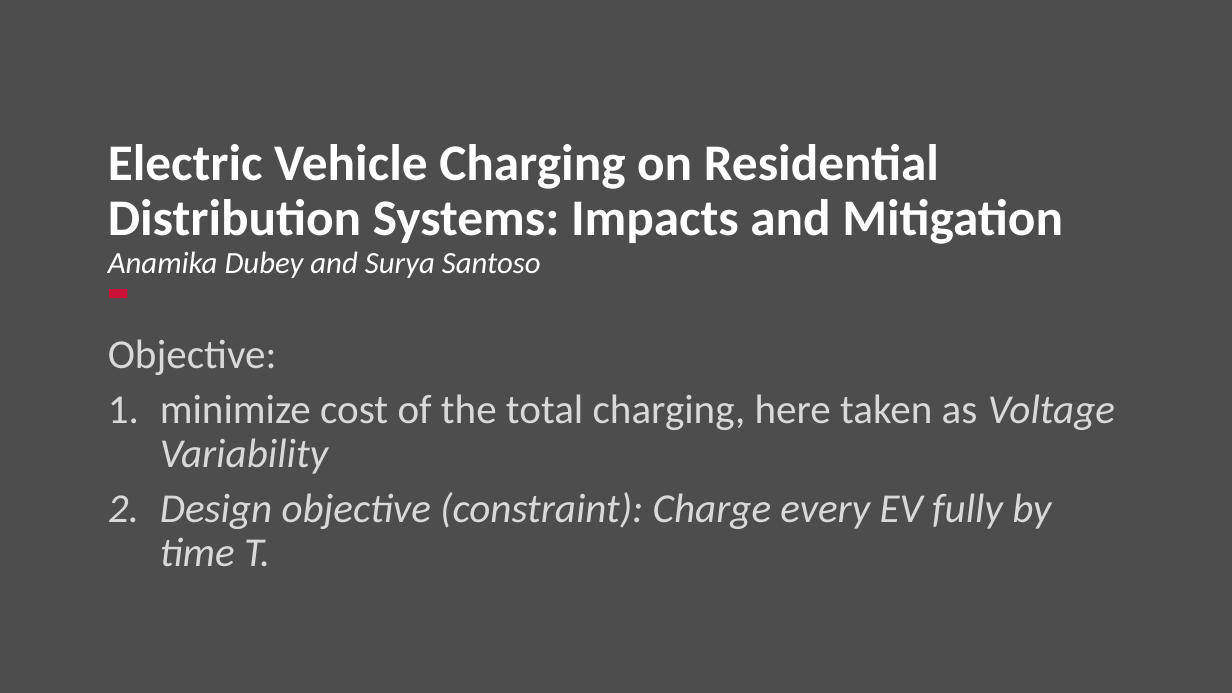
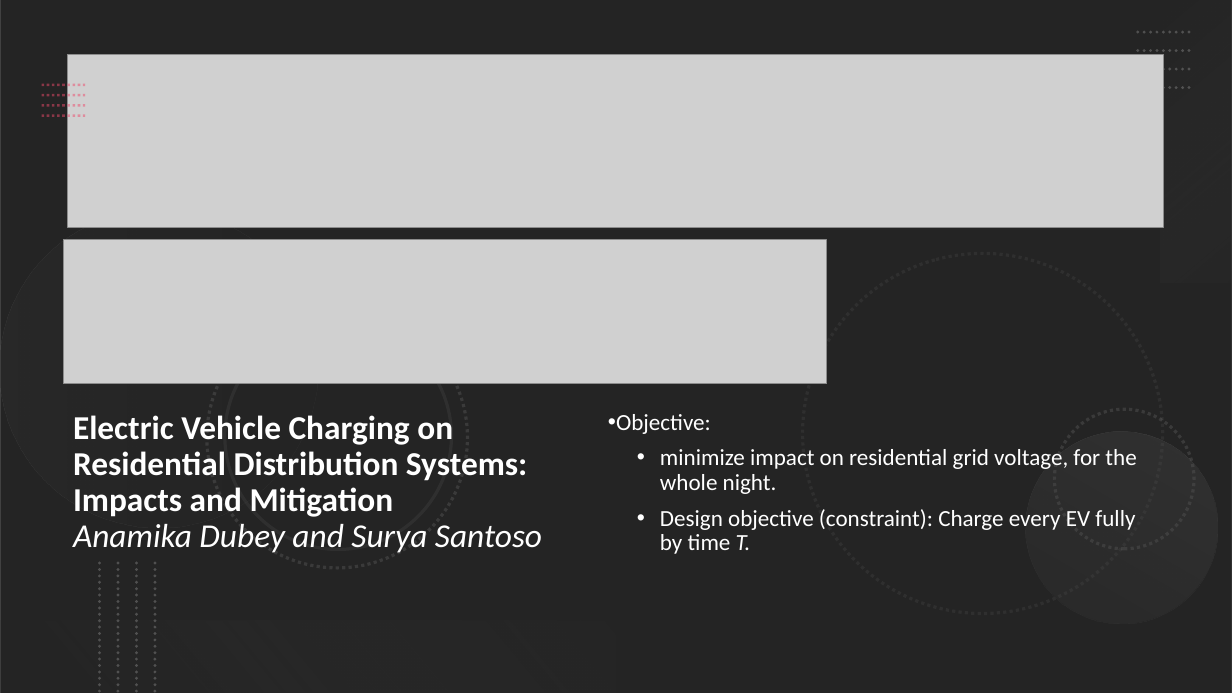
Before and after one commit to Realife-Brahmin/OriginalDocsHub, a slide deck: slide 5 of research_showcase/dynamicProgramming_aryan_ritwajeet_jha.pptx. Drawn at 1232x693 pixels with LibreOffice and Linux fonts; fonts in the diff are those of the drawing; grey boxes stand for pictures; background and template pictures are left out. Boxes give left, top, right and bottom in pixels: in the first picture for what was removed or moved away, otherwise in the second. Text is boxed around its words. In the diff, an @@ line names an element or a change of style, - is before the commit and + after.

```diff
--- a/research_showcase/dynamicProgramming_aryan_ritwajeet_jha.pptx
+++ b/research_showcase/dynamicProgramming_aryan_ritwajeet_jha.pptx
@@ background #4D4D4D to #FFFFFF @@
@@ rectangle added at (0, 0, 1232, 693), fill #4D4D4D @@
@@ rectangle added at (0, 0, 1232, 693), fill #000000 at 53% opacity @@
@@ rectangle added at (1161, 0, 1232, 283), fill gradient #B8B8B8 to #3A3A3A @@
@@ picture added at (68, 55, 1165, 227) @@
@@ group added at (42, 85, 85, 116): 4 lines @@
@@ group added at (1138, 32, 1193, 88): 4 lines @@
@@ picture added at (64, 240, 827, 384) @@
@@ rectangle removed at (109, 289, 128, 299) @@
@@ group added at (0, 210, 1232, 659): 6 ellipses @@
@@ title "Electric Vehicle Charging on Residential ...": place and size @@
-title "Electric Vehicle Charging on Residential ..." at (108, 144, 1063, 278)
+title "Electric Vehicle Charging on Residential ..." at (73, 415, 542, 553)
@@ title "Electric Vehicle Charging on Residential ..." at (73, 415, 542, 553): size 40 to 26 pt in "Electric Vehicle Charging on Residential Distribution System ..."; size 24 to 26 pt in "Anamika Dubey and Surya Santoso"; vertical alignment bottom to top @@
@@ text "Objective:": place and size @@
-text "Objective:" at (108, 339, 1115, 566)
+text "Objective:" at (616, 414, 1136, 554)
@@ text at (616, 414, 1135, 554): size 32 to 18 pt, text colour #D9D9D9 to #FFFFFF in "Objective:", "Design objective (constraint): Charge every EV fully ..."; italic off in "Design objective (constraint): Charge every EV fully ..."; bullet none to •; bullet 1. to • @@
@@ ellipse added at (991, 396, 1232, 659), fill gradient #3A3A3A to #949494 @@
@@ text at (660, 449, 1136, 494): text changed; size 32 to 18 pt; text colour #D9D9D9 to #FFFFFF @@
-1. minimize cost of the total charging, here taken as Voltage Variability
+• minimize impact on residential grid voltage, for the whole night.
@@ group added at (100, 563, 155, 693): 4 lines @@
@@ rectangle added at (0, 621, 616, 693), fill gradient #262626 to #949494 @@
```
Also in this commit, not shown: 1 other slide changed.
